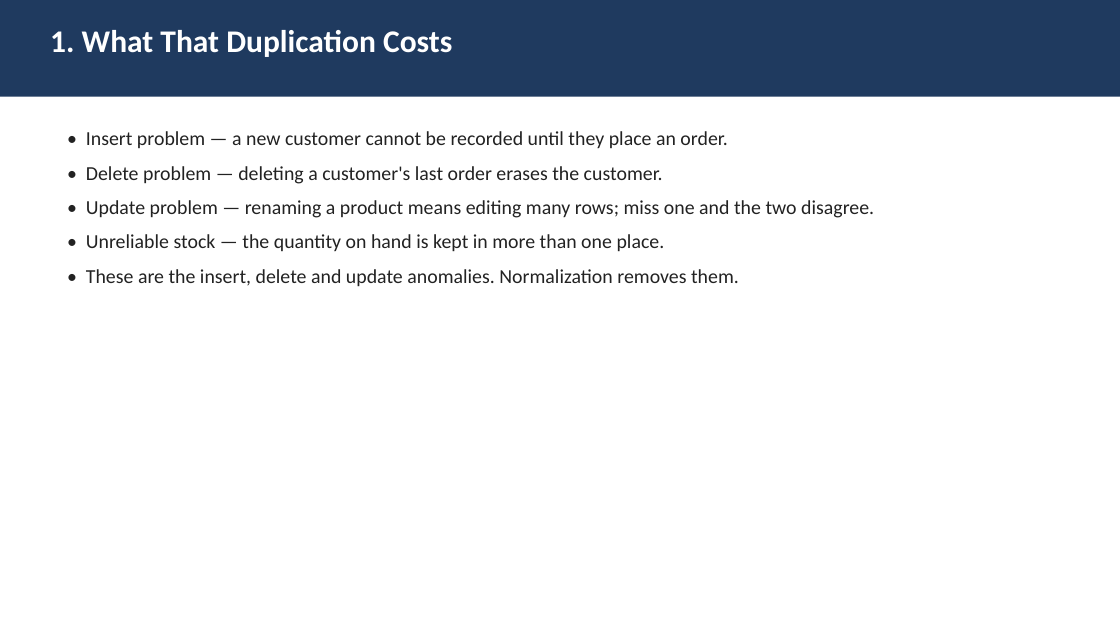
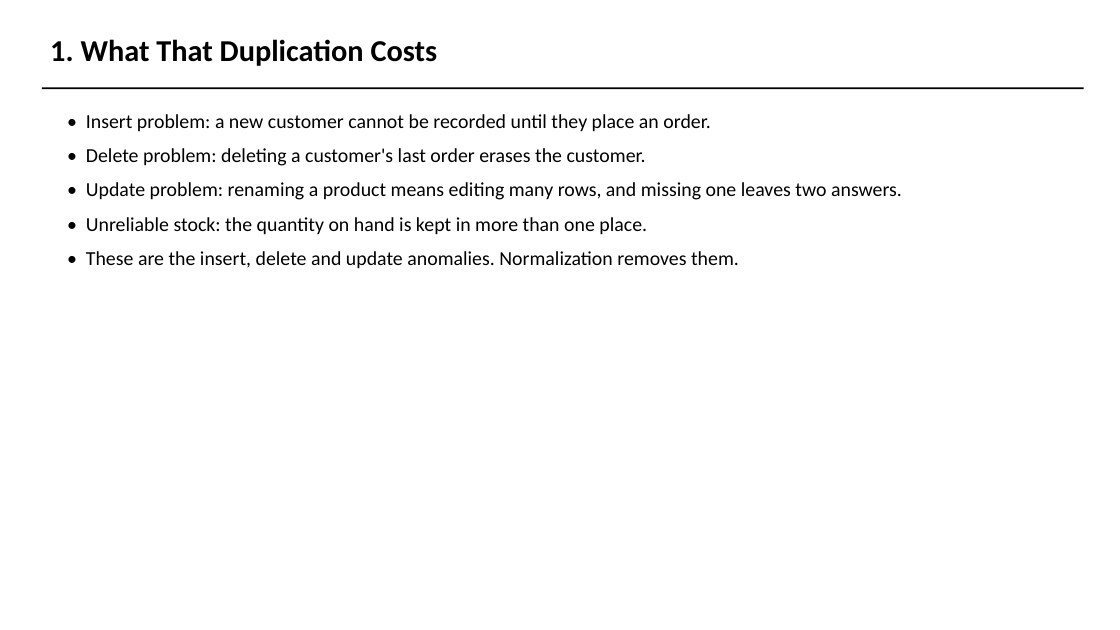
Before and after one commit to AviDhandhania/warehouse-supply-chain-dbms, a slide deck: slide 4 of presentation/DA1_Presentation.pptx. Drawn at 1120x630 pixels with LibreOffice and Linux fonts; fonts in the diff are those of the drawing. Boxes give left, top, right and bottom in pixels: in the first picture for what was removed or moved away, otherwise in the second. Text is boxed around its words. In the diff, an @@ line names an element or a change of style, - is before the commit and + after.

```diff
--- a/presentation/DA1_Presentation.pptx
+++ b/presentation/DA1_Presentation.pptx
@@ text "1. What That Duplication Costs": place and size @@
-text "1. What That Duplication Costs" at bbox=[50, 30, 452, 57]
+text "1. What That Duplication Costs" at bbox=[50, 39, 438, 66]
@@ text "1. What That Duplication Costs" at bbox=[50, 39, 438, 66]: size 27 to 26 pt, text colour #FFFFFF to #000000 @@
@@ rectangle: place and size @@
-rectangle at bbox=[0, 0, 1120, 97]
+rectangle at bbox=[42, 87, 1084, 89]
@@ rectangle at bbox=[42, 87, 1084, 89]: fill #1F3A5F to #000000 @@
@@ text "• Insert problem: a new ...": place and size @@
-text "• Insert problem: a new ..." at bbox=[86, 131, 874, 287]
+text "• Insert problem: a new ..." at bbox=[86, 114, 902, 269]
@@ text at bbox=[86, 114, 902, 235]: text changed; text colour #222222 to #000000 @@
-• Insert problem — a new customer cannot be recorded until they place an order.
-• Delete problem — deleting a customer's last order erases the customer.
-• Update problem — renaming a product means editing many rows; miss one and the two disagree.
-• Unreliable stock — the quantity on hand is kept in more than one place.
+• Insert problem: a new customer cannot be recorded until they place an order.
+• Delete problem: deleting a customer's last order erases the customer.
+• Update problem: renaming a product means editing many rows, and missing one leaves two answers.
+• Unreliable stock: the quantity on hand is kept in more than one place.
@@ text at bbox=[86, 251, 739, 269]: text colour #222222 to #000000 in "• These are the insert, delete and ..." @@
```
Also in this commit, not shown: 16 other slides changed, 16 slides added, 5 slides removed, 14 other files.
